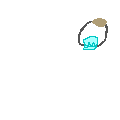
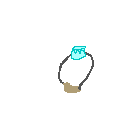
Layered file, before and after one edit (120x120). Changes by layer:
hid "Copy of Paint Layer 2" over [left=58, top=18, right=108, bottom=93]
hid "Paint Layer 5" over [left=64, top=18, right=108, bottom=93]
showed "Paint Layer 2" over [left=64, top=18, right=108, bottom=93]
showed "Paint Layer 1" over [left=58, top=18, right=108, bottom=93]
